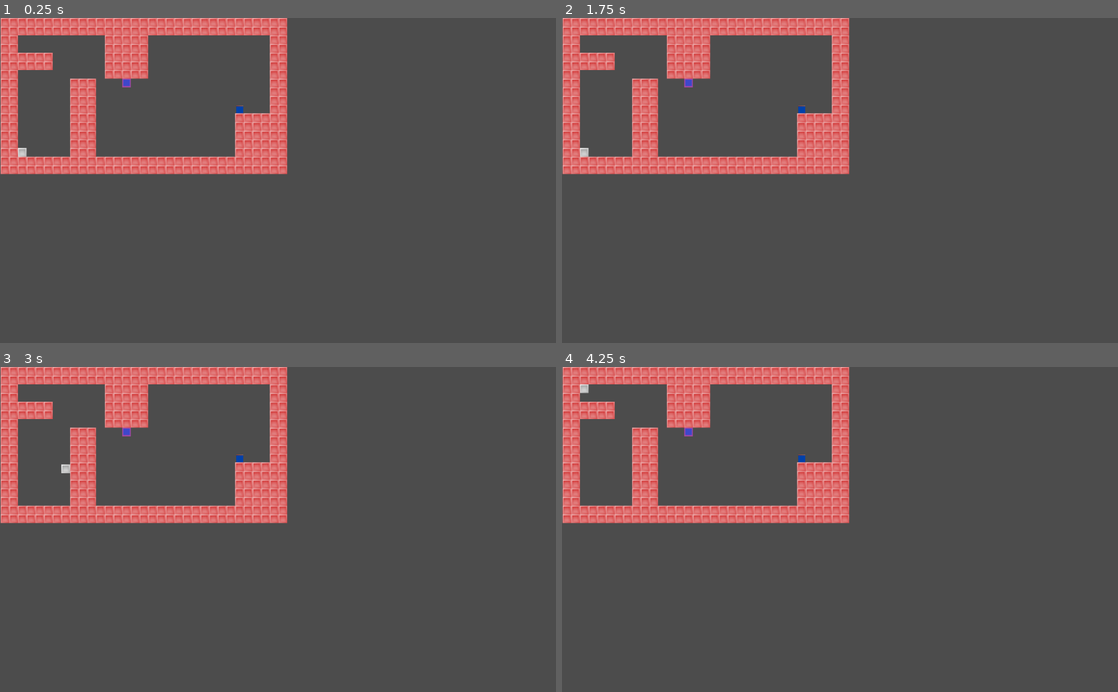
Above: before the commit, frames 1-4 (two rows, left to right).
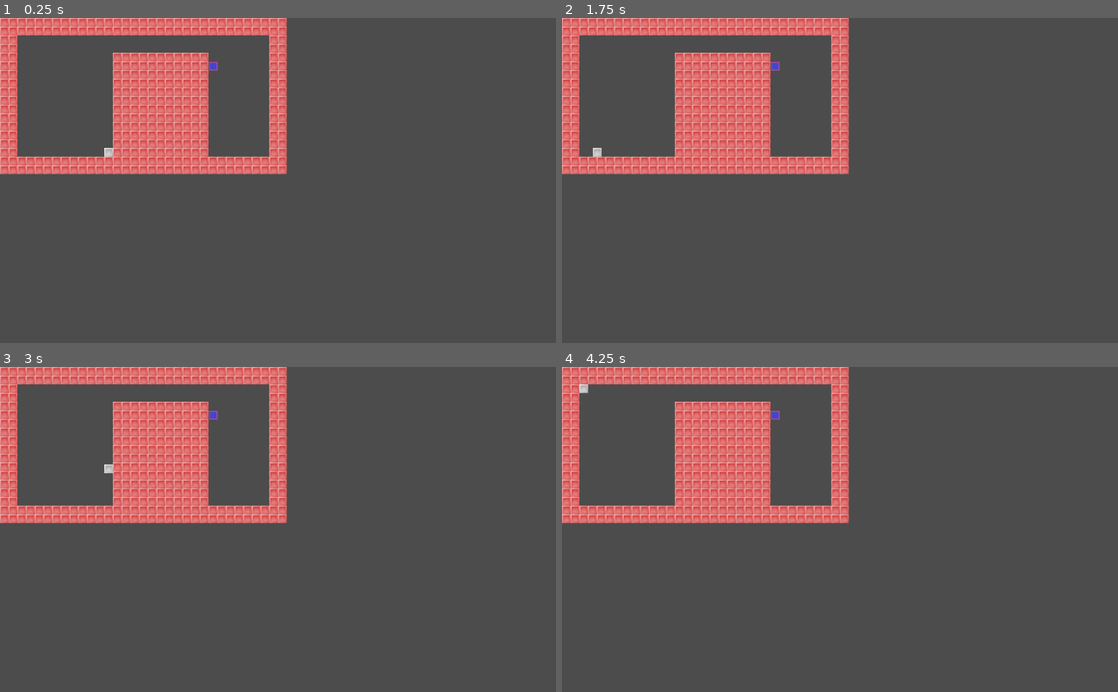
Above: after the commit, the same moments.

Repository: chazanas/godot2
Game: Godot game, scene res://level1.tscn
The game is run twice, just before and just after one commit, with the same random seed, the same clock (stepped at 60 frames per second) and the same inputs. Before the commit the project starts from res://level3.tscn.
Inputs:
- Up to frame 1 (0.25 s): no input
- Up to frame 2 (1.75 s): tap Enter at 0.5 s; hold Right (move_right) 0.53-1.28 s; hold Down (move_bottom) 0.53-1.28 s; tap Space at 1.25 s; hold Left (move_left) from 1.28 s (still down); tap Down (move_bottom) at 1.35 s
- Up to frame 3 (3 s): release Left (move_left) at 2.03 s; hold Right (move_right) 2.03-2.78 s; hold Down (move_bottom) 2.03-2.78 s; hold Up (move_up) from 2.78 s (still down); tap Down (move_bottom) at 2.85 s
- Up to frame 4 (4.25 s): release Up (move_up) at 3.53 s; hold Left (move_left) from 3.53 s (still down); hold Down (move_bottom) from 3.53 s (still down)

The runs differ from the first frame. In frame 1, 8.9% of the frame differs, in the area x 0-52%, y 0-49%; in frame 2, 8.9%; in frame 3, 8.9%; in frame 4, 8.9%.

Commit message:
Fix level 3

Diff:
--- a/level3.tscn
+++ b/level3.tscn
@@ -70,12 +70,12 @@
 
 [node name="portal" type="Sprite" parent="." index="2"]
 
-position = Vector2( 233.136, 119.705 )
+position = Vector2( 393.848, 232.203 )
 texture = ExtResource( 3 )
 
 [node name="Area2D" type="Area2D" parent="." index="3"]
 
-position = Vector2( 232.857, 120.581 )
+position = Vector2( 269.851, 120.581 )
 scale = Vector2( 0.267747, 0.211708 )
 input_pickable = true
 gravity_vec = Vector2( 0, 1 )
@@ -88,6 +88,7 @@
 
 [node name="CollisionShape2D" type="CollisionShape2D" parent="Area2D" index="0"]
 
+position = Vector2( 460.938, 525.657 )
 shape = SubResource( 3 )
 
 [node name="caixa" type="KinematicBody2D" parent="." index="4"]
--- a/project.godot
+++ b/project.godot
@@ -11,7 +11,7 @@
 [application]
 
 config/name="Kinematic Collision"
-run/main_scene="res://level3.tscn"
+run/main_scene="res://level1.tscn"
 config/icon="res://icon.png"
 
 [gdnative]
